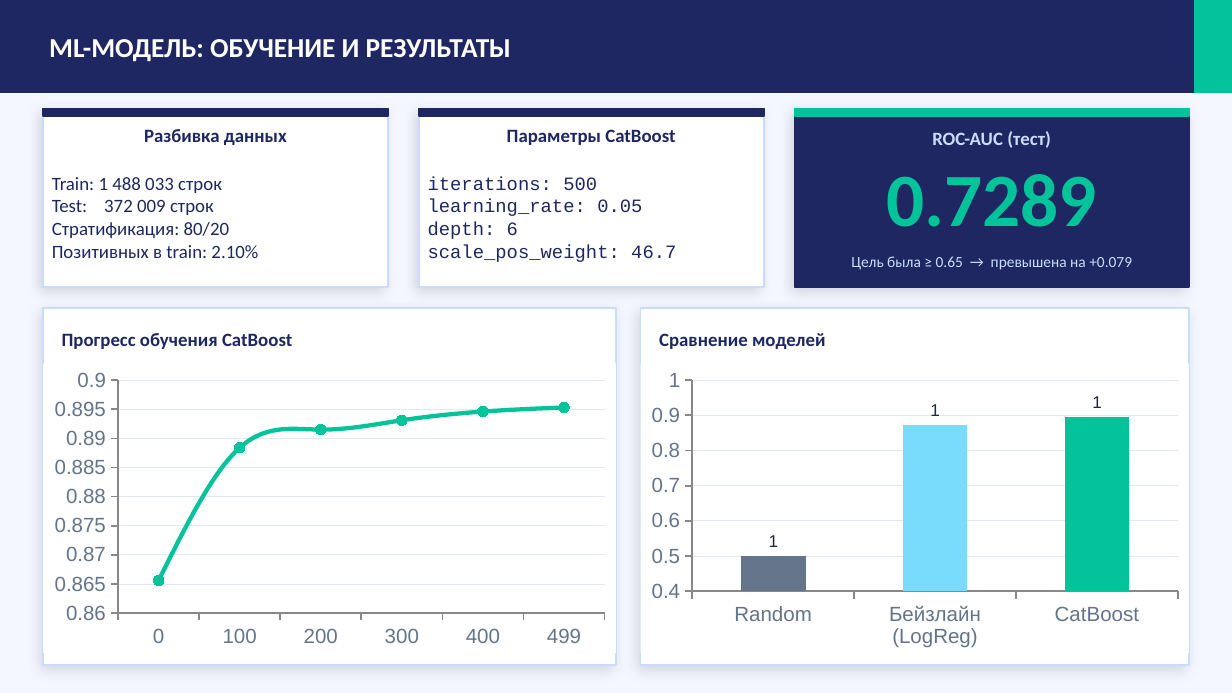
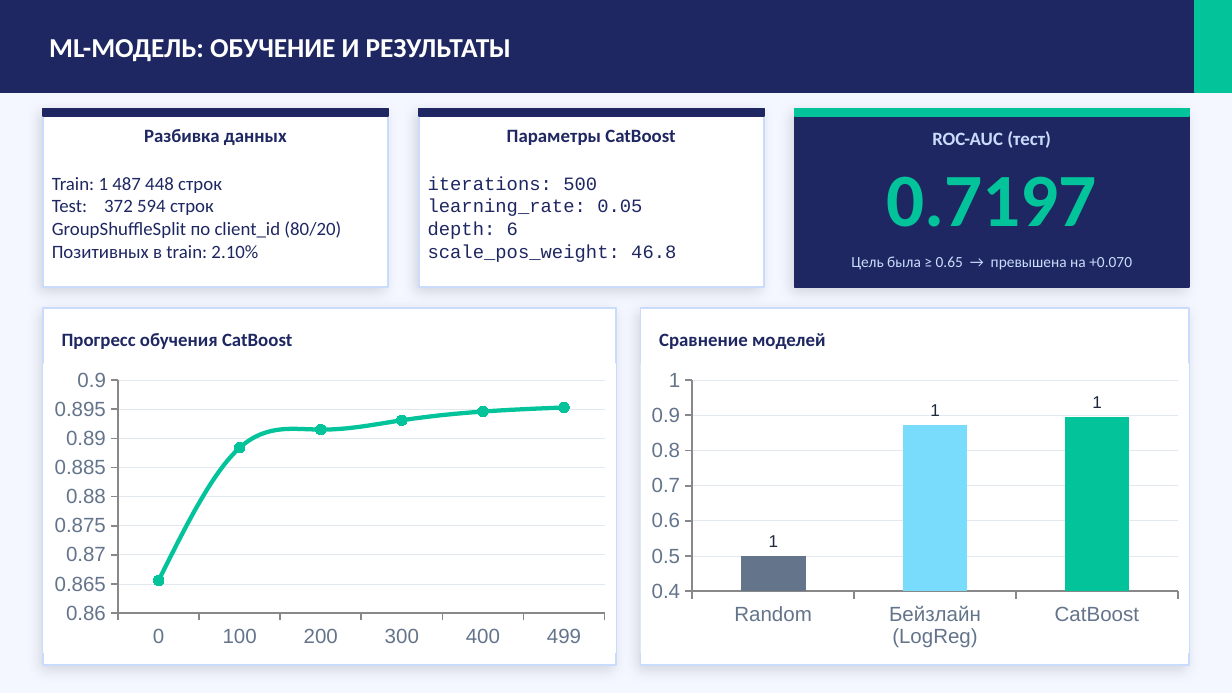
Before and after one commit to manasbegaliev777-dev/sber-autosubscription-hackathon, a slide deck: slide 5 of sber_autoподписка_hackathon.pptx. Drawn at 1232x693 pixels with LibreOffice and Linux fonts; fonts in the diff are those of the drawing. Boxes give left, top, right and bottom in pixels: in the first picture for what was removed or moved away, otherwise in the second. Text is boxed around its words. In the diff, an @@ line names an element or a change of style, - is before the commit and + after.

Commit message:
fix: GroupShuffleSplit по client_id, ROC-AUC 0.7197, синхронизация цифр

```diff
--- a/sber_autoподписка_hackathon.pptx
+++ b/sber_autoподписка_hackathon.pptx
@@ text at box(52, 177, 341, 238): text changed @@
-Train: 1 488 033 строк
-Test: 372 009 строк
-Стратификация: 80/20
+Train: 1 487 448 строк
+Test: 372 594 строк
+GroupShuffleSplit по client_id (80/20)
@@ text at box(886, 176, 1097, 227): text changed @@
-0.7289
+0.7197
@@ text at box(428, 245, 676, 262): text changed @@
-scale_pos_weight: 46.7
+scale_pos_weight: 46.8
@@ text at box(851, 256, 1132, 270): text changed @@
-Цель была ≥ 0.65 → превышена на +0.079
+Цель была ≥ 0.65 → превышена на +0.070
```
Also in this commit, not shown: 3 other slides changed, 5 other files.
